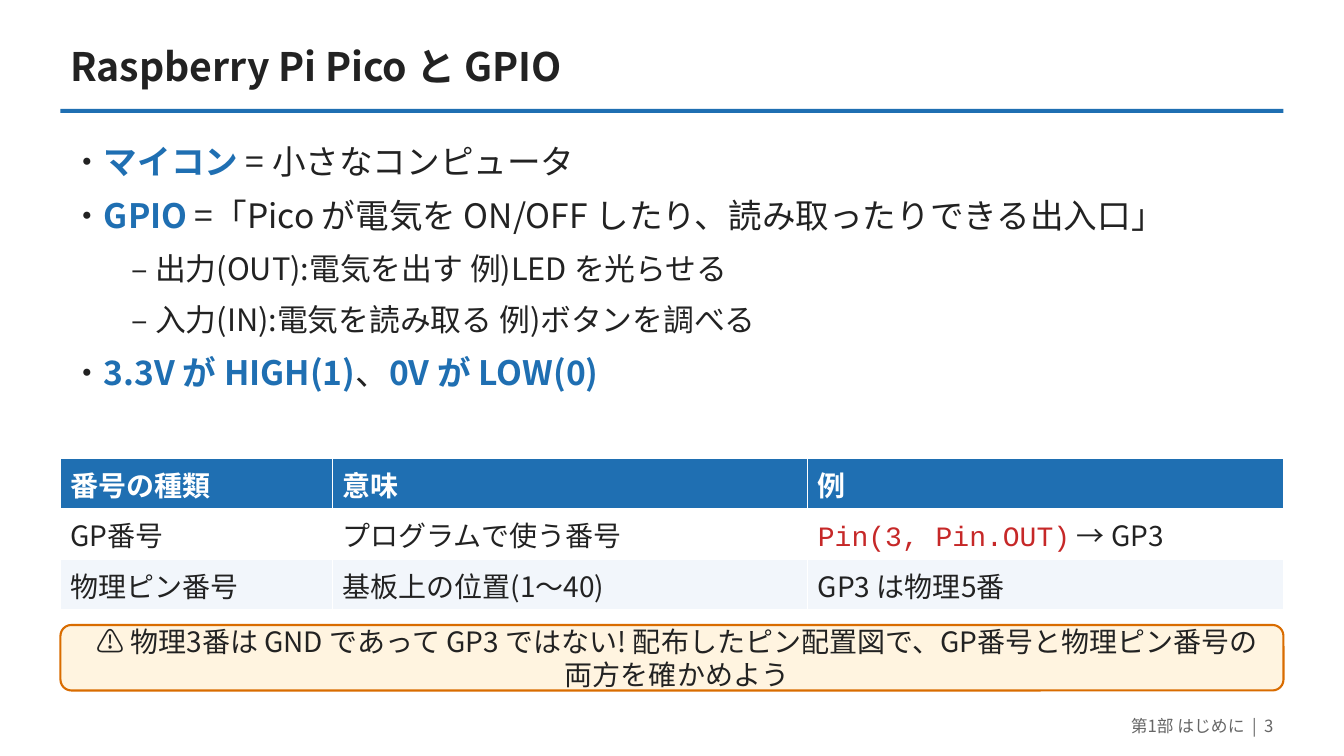
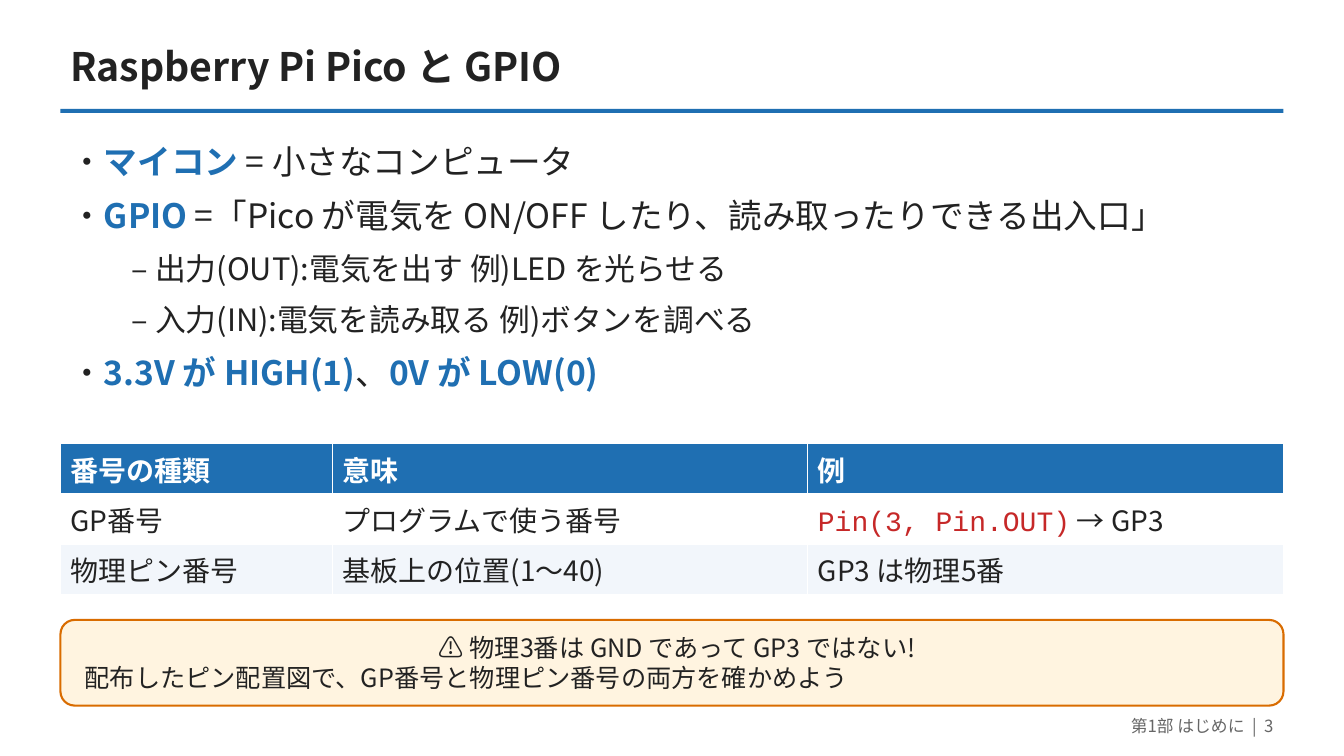
Before and after one commit to yuracode/isiot, a slide deck: slide 3 of slides/pico_sensor_intro.pptx. Drawn at 1344x756 pixels with LibreOffice and Linux fonts; fonts in the diff are those of the drawing. Boxes give left, top, right and bottom in pixels: in the first picture for what was removed or moved away, otherwise in the second. Text is boxed around its words. In the diff, an @@ line names an element or a change of style, - is before the commit and + after.

```diff
--- a/slides/pico_sensor_intro.pptx
+++ b/slides/pico_sensor_intro.pptx
@@ table: place and size @@
-table at box(60, 459, 1285, 610)
+table at box(60, 444, 1285, 595)
@@ rounded rectangle "⚠ 物理3番は GND であって GP3 ...": place and size @@
-rounded rectangle "⚠ 物理3番は GND であって GP3 ..." at box(60, 625, 1284, 691)
+rounded rectangle "⚠ 物理3番は GND であって GP3 ..." at box(60, 620, 1284, 706)
@@ text in rounded rectangle at box(85, 636, 915, 689): text changed; size 20 to 18 pt @@
-⚠ 物理3番は GND であって GP3 ではない! 配布したピン配置図で、GP番号と物理ピン番号の両方を確かめよう
+⚠ 物理3番は GND であって GP3 ではない!
+配布したピン配置図で、GP番号と物理ピン番号の両方を確かめよう
```
Also in this commit, not shown: 20 other slides changed, 2 other files.
